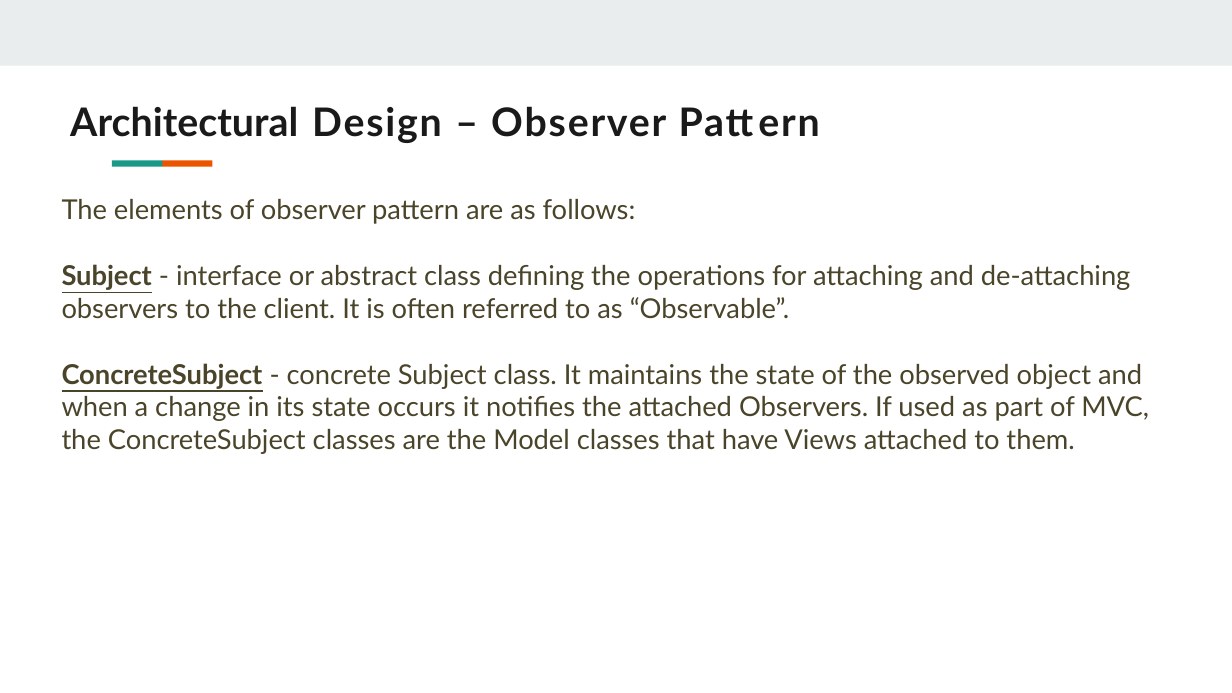
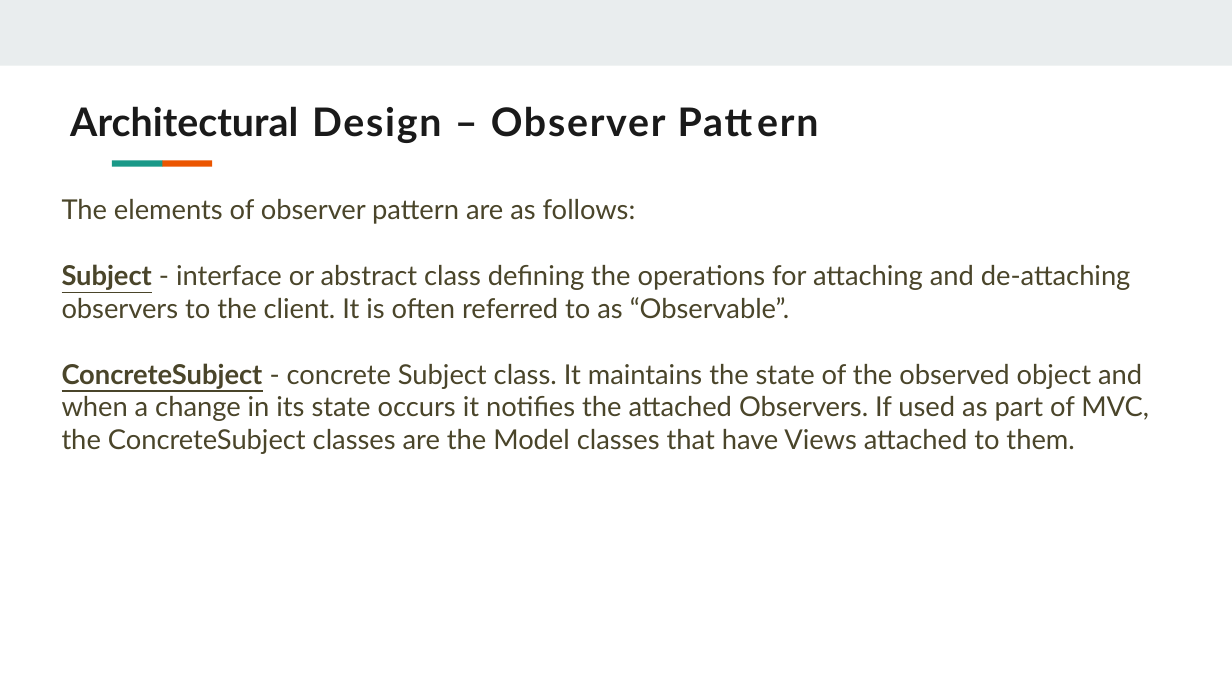
Before and after one commit to abhishekhandacse/SOEN6441-Warzone, a slide deck: slide 8 of documentation/Build 2/Build 2 PPT.pptx. Drawn at 1232x693 pixels with LibreOffice and Linux fonts; fonts in the diff are those of the drawing. Boxes give left, top, right and bottom in pixels: in the first picture for what was removed or moved away, otherwise in the second. Text is boxed around its words. In the diff, an @@ line names an element or a change of style, - is before the commit and + after.

```diff
--- a/documentation/Build 2/Build 2 PPT.pptx
+++ b/documentation/Build 2/Build 2 PPT.pptx
@@ title "Architectural Design – Observer Pattern" at bbox=[70, 106, 666, 224]: letter spacing 1.1 to 1 pt in "Design – Observer Pattern" @@
```
Also in this commit, not shown: 11 other slides changed, 6 slides added, 4 other files.
